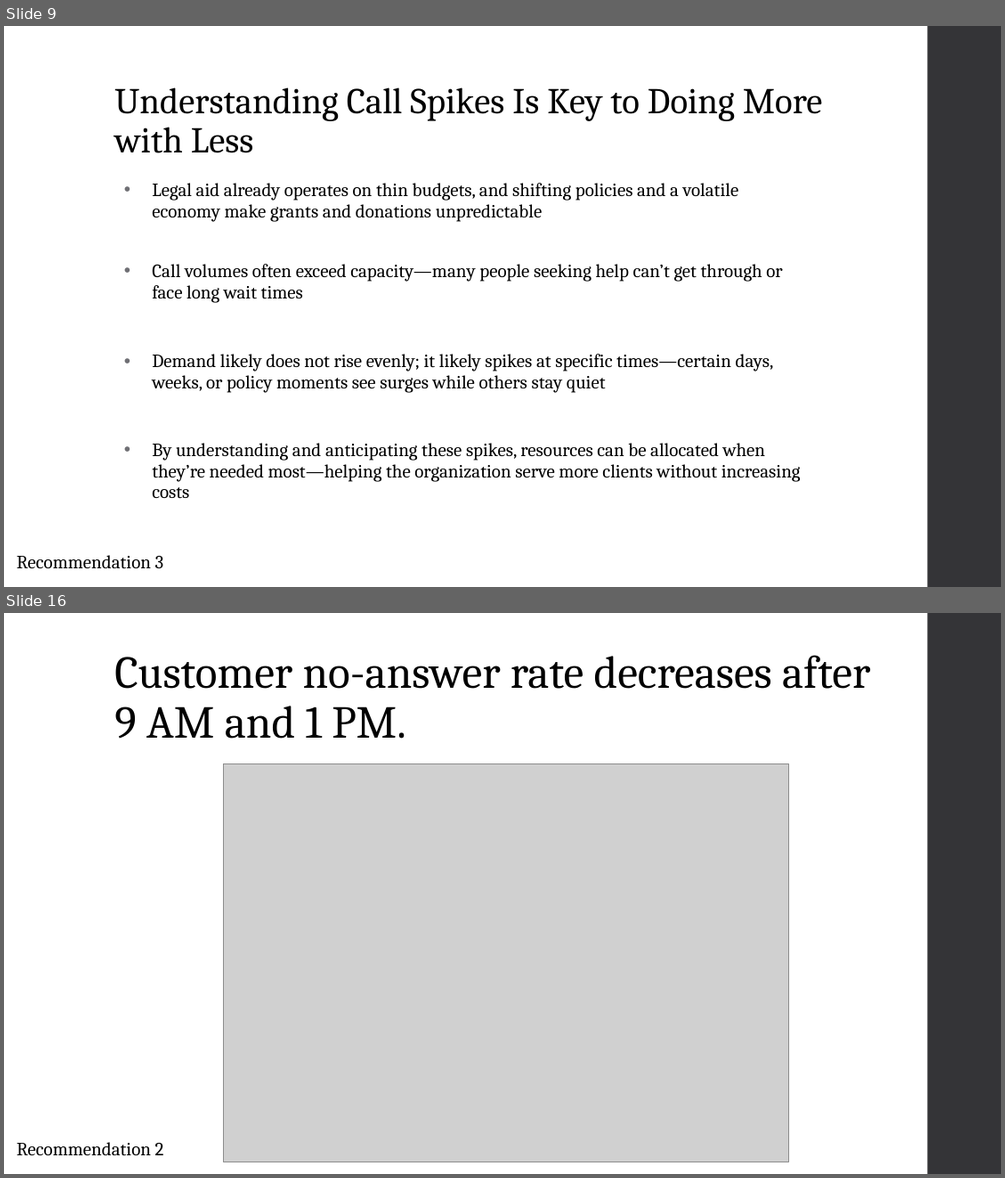
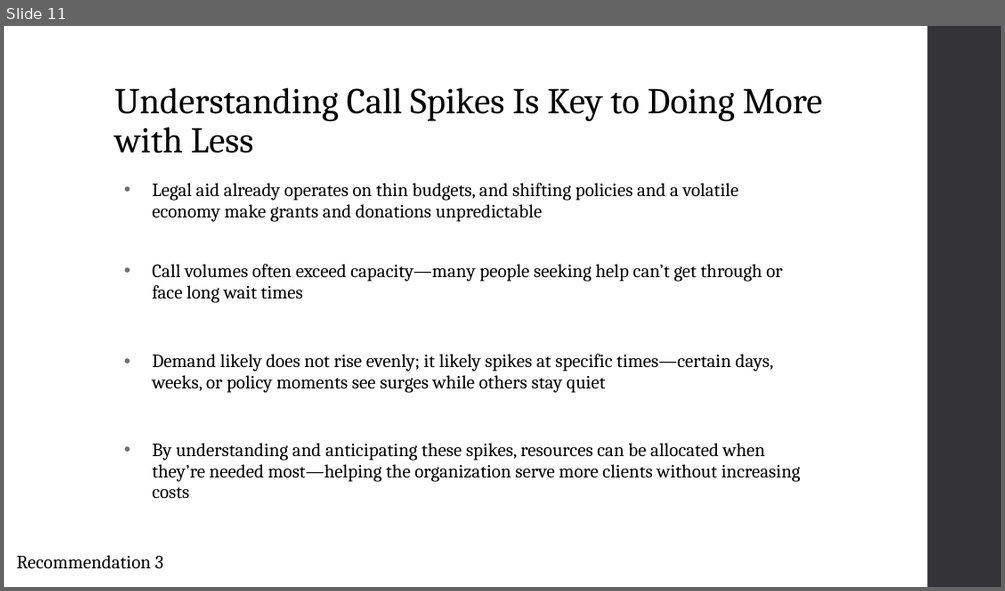
Before and after one commit to arvindkrishna87/STAT390_LegalAid_Fall2025, a slide deck: Presentations/Dashboard/TimeTrendsPresentation1_8Oct_Group1.pptx. Shown one above the other, each under a label of ours: slides 9 and 16 before the commit, slide 11 after it; the slides between them are not shown. The pictures are 1005x1178 and 1005x591 pixels, drawn with LibreOffice and Linux fonts; fonts in the diff are those of the drawing; grey boxes stand for pictures. Boxes give left, top, right and bottom in pixels: in the first picture for what was removed or moved away, otherwise in the second. Text is boxed around its words. In the diff, an @@ line names an element or a change of style, - is before the commit and + after.

```diff
--- a/Presentations/Dashboard/TimeTrendsPresentation1_8Oct_Group1.pptx
+++ b/Presentations/Dashboard/TimeTrendsPresentation1_8Oct_Group1.pptx
@@ slide 16 removed at bbox=[4, 613, 1001, 1174], background #FFFFFF; not listed: 1 template element that a slide beside it also shows @@
@@ title removed at bbox=[114, 655, 870, 738] @@
-Customer no-answer rate decreases after 9 AM and 1 PM.
@@ picture removed at bbox=[223, 764, 788, 1162] @@
@@ text removed at bbox=[16, 1142, 164, 1156] @@
-Recommendation 2
@@ what was slide 9 is now slide 11 @@
```
Also in this commit, not shown: 8 slides changed, 6 slides added, 6 other slides removed.
